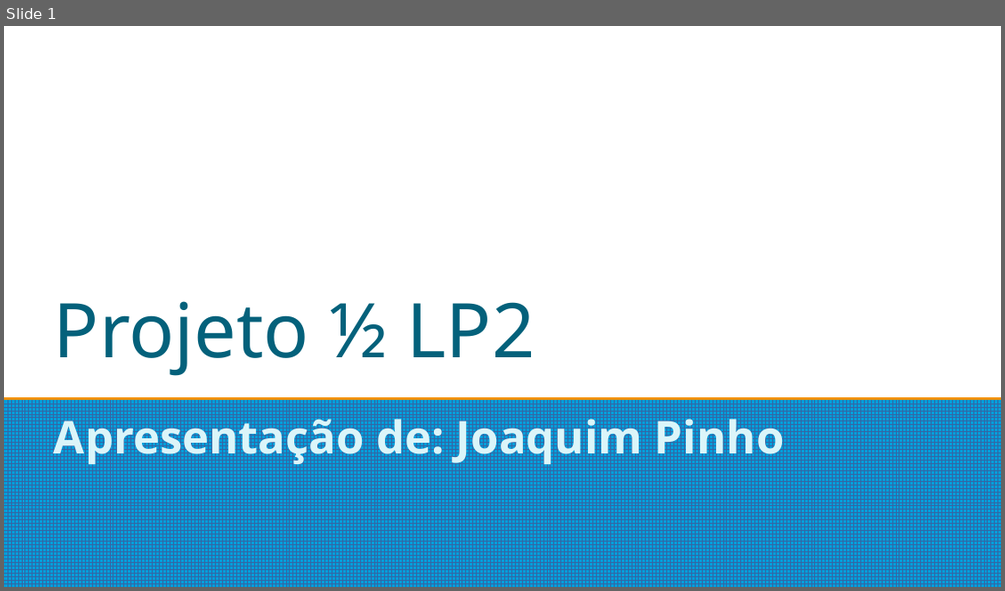
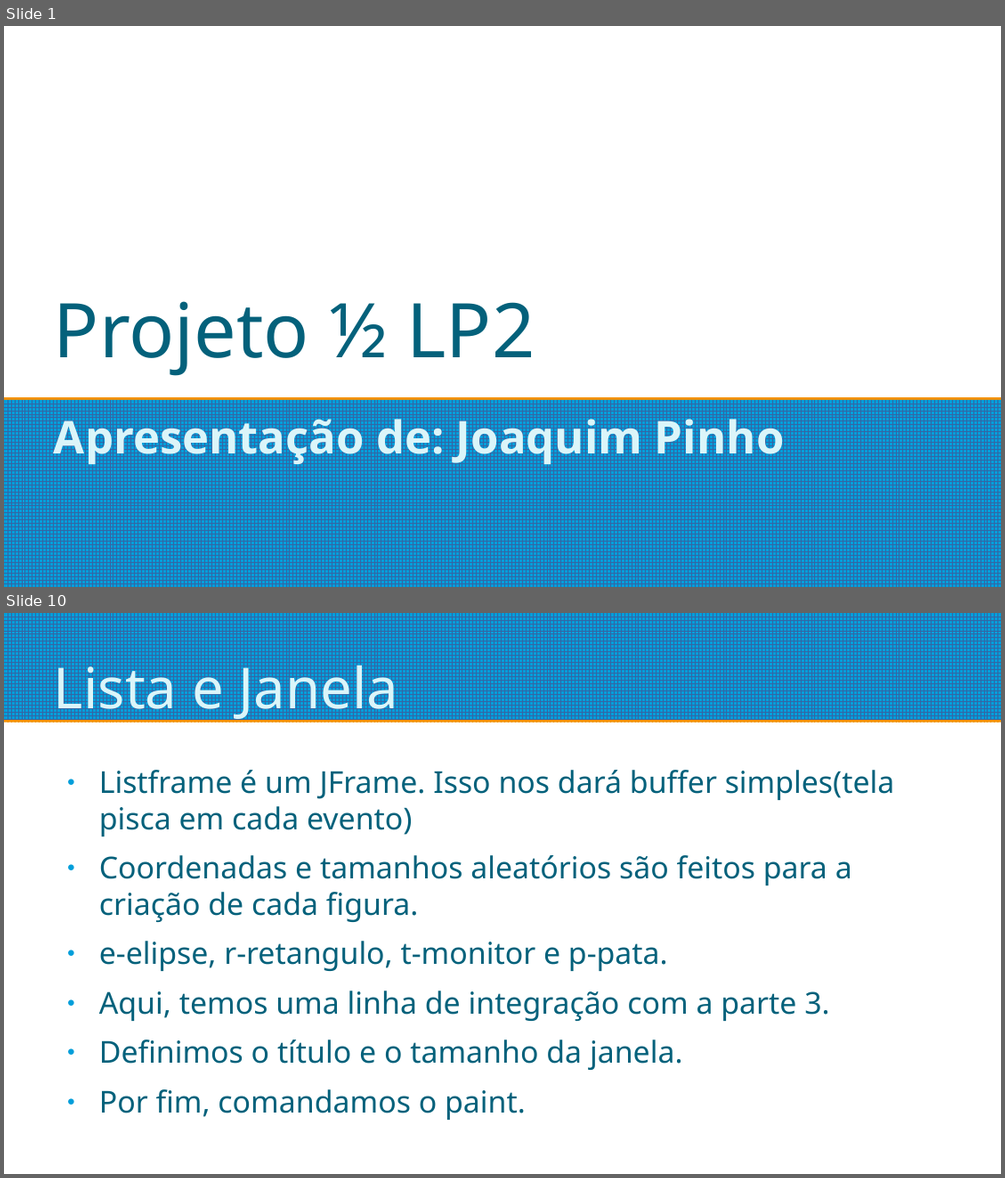
Before and after one commit to Joaquim-Pinho/LP2, a slide deck: Projeto1de2/SlideProjeto1de2.odp. Shown one above the other, each under a label of ours: slide 1 before the commit, slides 1 and 10 after it; the slides between them are not shown. The pictures are 1005x591 and 1005x1178 pixels, drawn with LibreOffice and Linux fonts; fonts in the diff are those of the drawing. Boxes give left, top, right and bottom in pixels: in the first picture for what was removed or moved away, otherwise in the second. Text is boxed around its words. In the diff, an @@ line names an element or a change of style, - is before the commit and + after.

```diff
--- a/Projeto1de2/SlideProjeto1de2.odp
+++ b/Projeto1de2/SlideProjeto1de2.odp
@@ slide 10 added at [4, 613, 1001, 1174], background #FFFFFF @@
@@ rectangle added at [4, 613, 1001, 720], fill pattern #3465A4 on #009EDA @@
@@ title added at [54, 655, 398, 723], 45 pt, text #DBF5F9 @@
+Lista e Janela
@@ text added at [99, 770, 895, 1119], 24 pt, text #04617B @@
+● Listframe é um JFrame. Isso nos dará buffer simples(tela pisca em cada evento)
+● Coordenadas e tamanhos aleatórios são feitos para a criação de cada figura.
+● e-elipse, r-retangulo, t-monitor e p-pata.
+● Aqui, temos uma linha de integração com a parte 3.
+● Definimos o título e o tamanho da janela.
+● Por fim, comandamos o paint.
```
Also in this commit, not shown: 14 other slides added, 3 slides removed, 14 other files.
